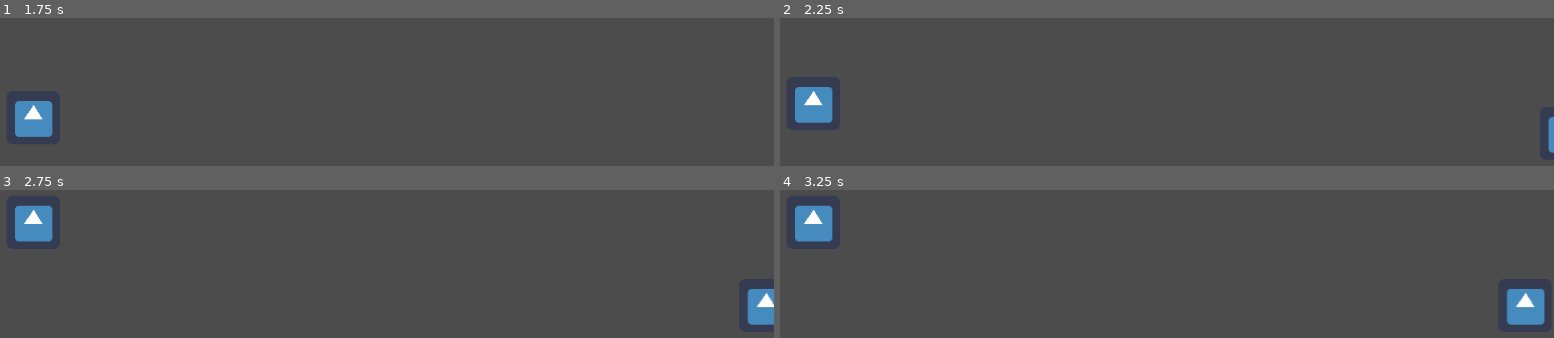
Above: before the commit, frames 1-4 (two rows, left to right).
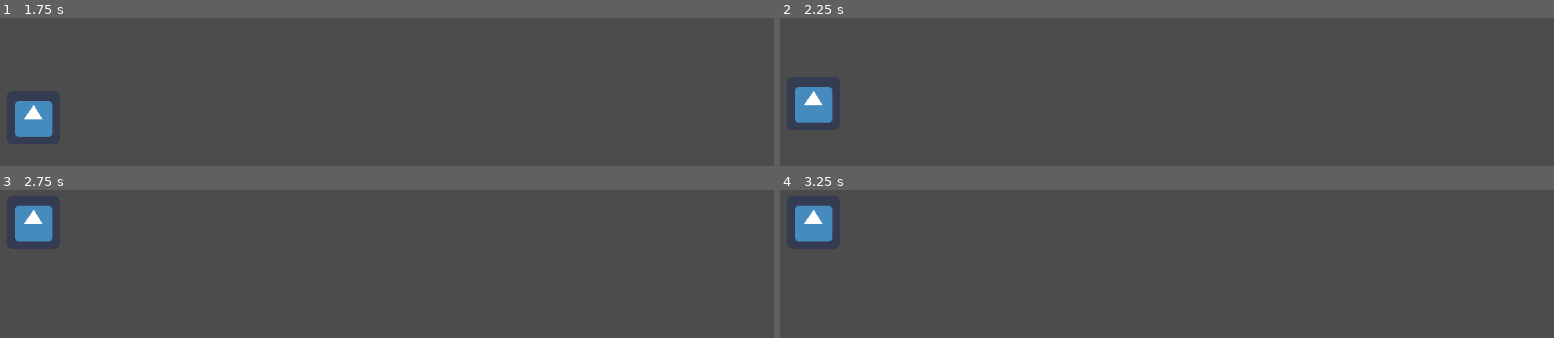
Above: after the commit, the same moments.

Repository: AtharvVohra/Ragnaromp
Game: Godot game, scene res://Main.tscn
The game is run twice, just before and just after one commit, with the same random seed, the same clock (stepped at 60 frames per second) and the same inputs. The engine's default icon, where the game draws it, is replaced by a stand-in: a white triangle on a blue panel in a dark square.
Inputs:
- Up to frame 1 (1.75 s): tap Enter at 0.5 s; hold Up (ui_up) 0.53-1.28 s; hold Down (ui_down) from 1.28 s (still down)
- Up to frame 2 (2.25 s): release Down (ui_down) at 2.03 s; hold Up (ui_up) from 2.03 s (still down)
- Up to frame 3 (2.75 s): keep holding Up (ui_up)
- Up to frame 4 (3.25 s): keep holding Up (ui_up)

Frame 1 is identical in both runs. In frame 2, 0.2% of the frame differs, in the area x 99-100%, y 66-92%; in frame 3, 0.8%; in frame 4, 1.2%, in the area x 93-99%, y 66-92%.

Commit message:
pushing icegiant

Diff:
--- a/Draugr.tscn
+++ b/Draugr.tscn
@@ -1,25 +1,12 @@
-[gd_scene load_steps=4 format=2]
+[gd_scene load_steps=3 format=2]
 
 [ext_resource path="res://Draugr.gd" type="Script" id=1]
 [ext_resource path="res://assets/icon.png" type="Texture" id=2]
 
-[sub_resource type="RectangleShape2D" id=1]
+[node name="Node2D" type="Node2D" index="0"]
 
-custom_solver_bias = 0.0
-extents = Vector2( 32, 32 )
-
-[node name="Draugr" type="KinematicBody2D" index="0"]
-
-input_pickable = false
-collision_layer = 1
-collision_mask = 1
-collision/safe_margin = 0.08
 script = ExtResource( 1 )
 
 [node name="Sprite" type="Sprite" parent="." index="0"]
 
 texture = ExtResource( 2 )
-
-[node name="CollisionShape2D" type="CollisionShape2D" parent="." index="1"]
-
-shape = SubResource( 1 )
--- a/IceGiant.gd
+++ b/IceGiant.gd
@@ -3,37 +3,32 @@
 # class member variables go here, for example:
 var lane
 var isHit
-var isReached
-var xPos
+var movespeed = 20
 
 func _ready():
-	# Called when the node is added to the scene for the first time.
 	# randomizes draugr lane
-	lane = global.lanes[randi() % 3]
+	lane = randi() % 3
+	position.y = globals.lanes[lane]
 	isHit = false
-	isReached = false
-	pass
 
-func _process(delta):
+func _physics_process(delta):
+
+	# Movement
+	var velocity = Vector2(-1, 0)
+	move_and_slide(velocity.normalized() * movespeed)
 
 	if(isHit):
 		# change sprite
 		# add honor points
 		# play splat sound effect
-		global.honor += 4
-		pass
+		globals.honor += 4
 
-	if(isReached(xpos)):
+	if(isReached(position.x)):
 		# decrease honor
 		# play people screaming sound effect
-		global.honor -= 2
-		pass
+		globals.honor -= 2
 
-	pass
+		# delete the instance
 
-func _isReached(xpos):
-	if(xpos == 0):
-		return true
-	else:
-		return false
-	pass
+func isReached(xpos):
+	return position.x == 0
